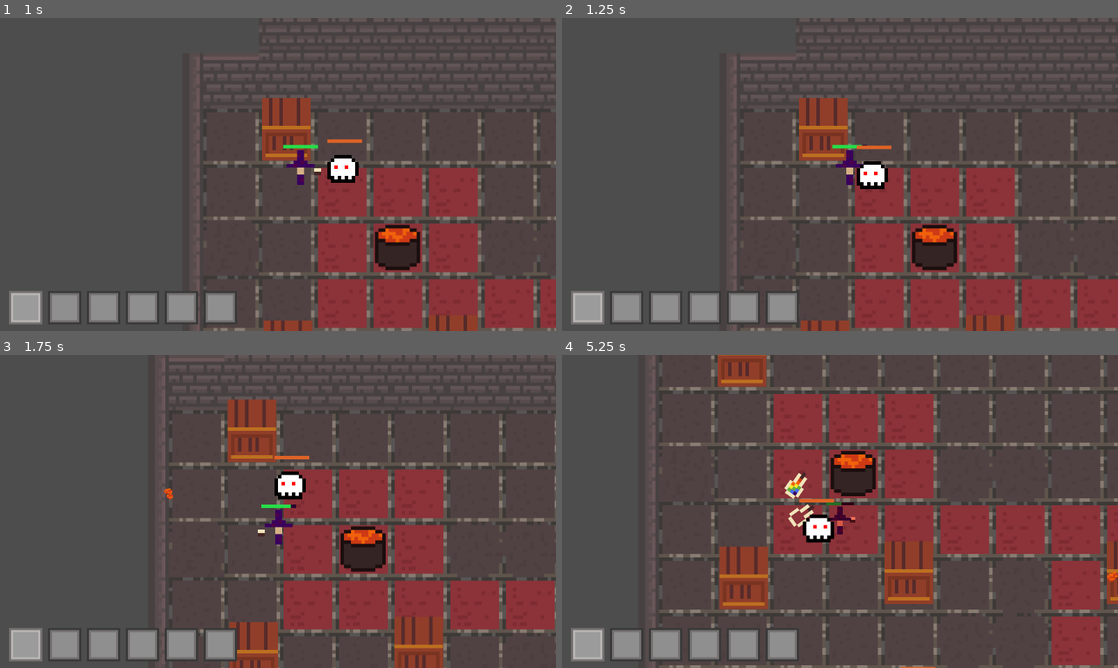
Above: before the commit, frames 1-4 (two rows, left to right).
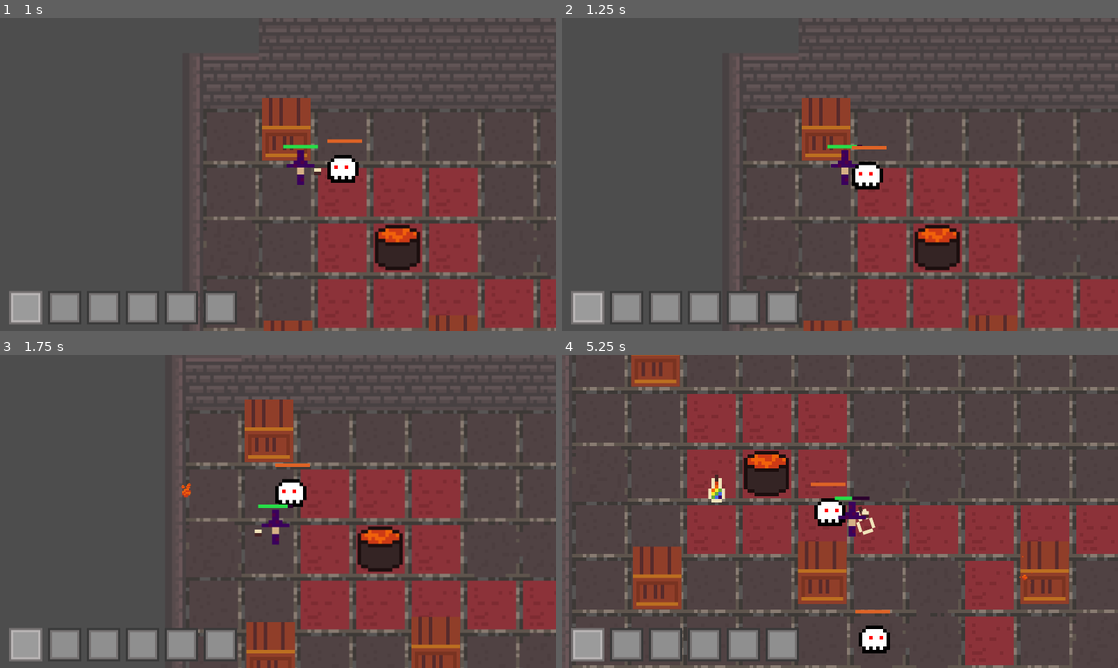
Above: after the commit, the same moments.

Repository: chluebi/ludum-dare-58
Game: Godot game, scene res://main.tscn
Two runs of this game, one before a commit and one after it. Both use one fixed random seed, a clock stepped at 60 frames per second and the inputs below.
Inputs (mouse positions are in pixels of both pictures, inside the frame that each line leads up to):
- Up to frame 1 (1 s): move the mouse to (400, 158) at 0.52 s; hold D (move_right) from 0.53 s (still down); hold F (drink) from 0.53 s (still down)
- Up to frame 2 (1.25 s): keep holding D (move_right); keep holding F (drink)
- Up to frame 3 (1.75 s): move the mouse to (166, 527) at 1.27 s; release D (move_right) at 1.28 s; release F (drink) at 1.28 s; hold S (move_down) from 1.28 s (still down); click (166, 527) at 1.35 s
- Up to frame 4 (5.25 s): move the mouse to (895, 442) at 2.02 s; release S (move_down) at 2.03 s; hold D (move_right) 2.03-2.78 s; tap Q (throw) at 2.1, 4.35 s; move the mouse to (812, 574) at 2.77 s; hold W (move_up) 2.78-3.53 s; tap F (drink) at 2.85 s; move the mouse to (1006, 558) at 3.52 s; press the mouse at (1006, 558) at 3.53 s; hold A (move_left) 3.53-5.03 s; move the mouse to (673, 464) at 4.27 s; release the mouse at (673, 464) at 4.28 s; move the mouse to (867, 511) at 5.02 s; hold S (move_down) from 5.03 s (still down); hold F (drink) from 5.03 s (still down)

Frame 1 is identical in both runs. In frame 2, 7.4% of the frame differs, in the area x 31-100%, y 0-100%; in frame 3, 15%; in frame 4, 37%, in the area x 0-100%, y 0-100%.

Commit message:
skullpile

Diff:
--- a/enemy_spawner.gd
+++ b/enemy_spawner.gd
@@ -2,7 +2,7 @@
 
 const SPAWN_INTERVAL = 8.0
 const ALLOWED_REGION = Rect2(0,0,2400, 1500)
-const ENEMY_SCENE = preload("res://enemy.tscn")
+const ENEMY_SCENE = preload("res://skull.tscn")
 @onready var player = $"../Environment/player"
 @onready var environment = $"../Environment"
 var camera_region = Rect2(0,0,1152,648)
--- a/main.tscn
+++ b/main.tscn
@@ -1,17 +1,18 @@
-[gd_scene load_steps=15 format=4 uid="uid://bpype5vdrgnek"]
+[gd_scene load_steps=16 format=4 uid="uid://bpype5vdrgnek"]
 
 [ext_resource type="Texture2D" uid="uid://b75j101henfac" path="res://test_background.png" id="1_ig7tw"]
 [ext_resource type="PackedScene" uid="uid://c4vun81r65hwg" path="res://player.tscn" id="2_0xm2m"]
 [ext_resource type="Texture2D" uid="uid://bw4v2c3mih1f1" path="res://floor1(5).png" id="2_272bh"]
 [ext_resource type="Script" uid="uid://rnjhn3gu636t" path="res://tile_map_layer.gd" id="3_272bh"]
 [ext_resource type="PackedScene" uid="uid://nhwhlhpm51nv" path="res://crate.tscn" id="4_1bvp3"]
-[ext_resource type="PackedScene" uid="uid://dog1poe2ison0" path="res://enemy.tscn" id="5_lquwl"]
+[ext_resource type="PackedScene" uid="uid://dog1poe2ison0" path="res://skull.tscn" id="5_lquwl"]
 [ext_resource type="PackedScene" uid="uid://wmwgnv10gs56" path="res://cauldron.tscn" id="7_kek77"]
 [ext_resource type="PackedScene" uid="uid://b4s8ah7fjsuyp" path="res://hud.tscn" id="8_5vw27"]
 [ext_resource type="Script" uid="uid://cbnnke38dp7y2" path="res://enemy_spawner.gd" id="8_kek77"]
+[ext_resource type="PackedScene" uid="uid://coq16sep4c0sq" path="res://skullpile.tscn" id="8_ycdy4"]
 [ext_resource type="Script" uid="uid://b7tk7wyyonbao" path="res://effect_manager.gd" id="10_4c57u"]
 [ext_resource type="Script" uid="uid://tfuqtyafw6be" path="res://inventory_manager.gd" id="11_efxa6"]
-[ext_resource type="PackedScene" uid="uid://da6hjhpeubx5h" path="res://poison_trail.tscn" id="12_dg77c"]
+[ext_resource type="PackedScene" path="res://poison_trail.tscn" id="12_dg77c"]
 
 [sub_resource type="TileSetAtlasSource" id="TileSetAtlasSource_5vw27"]
 texture = ExtResource("2_272bh")
@@ -75,6 +76,8 @@
 
 [node name="Enemy" parent="Environment" instance=ExtResource("5_lquwl")]
 position = Vector2(550, 68)
+collision_layer = 1
+collision_mask = 1
 
 [node name="player" parent="Environment" instance=ExtResource("2_0xm2m")]
 position = Vector2(114, 190)
@@ -84,6 +87,9 @@
 
 [node name="cauldron2" parent="Environment" instance=ExtResource("7_kek77")]
 position = Vector2(2160, 560)
+
+[node name="Skullpile" parent="Environment" instance=ExtResource("8_ycdy4")]
+position = Vector2(1840, 1200)
 
 [node name="HUD" parent="." instance=ExtResource("8_5vw27")]
 
--- a/enemy.tscn
+++ b/skull.tscn
@@ -21,7 +21,7 @@
 [sub_resource type="CircleShape2D" id="CircleShape2D_7k104"]
 radius = 94.13288
 
-[node name="Enemy" type="CharacterBody2D"]
+[node name="Skull" type="CharacterBody2D"]
 collision_layer = 4
 collision_mask = 7
 script = ExtResource("1_4gyqm")
--- /dev/null
+++ b/skullpile.gd
@@ -0,0 +1,74 @@
+extends CharacterBody2D
+
+const HEALTH_SCRIPT = preload("./health.gd")
+
+var health = HEALTH_SCRIPT.new(100)
+
+
+const MASS: float = 10.0
+const ARRIVE_DISTANCE: float = 10.0
+
+const ENEMY_SCENE = preload("res://skull.tscn")
+
+@export_range(0, 60.0, 0.1, "or_greater") var spawn_time: float = 10.0
+
+
+var attack_target = null
+var attack_timer = 0
+const ATTACK_INTERVAL = 0.7
+
+@onready var timer := $Timer
+
+func _ready() -> void:
+	$damage_hitbox.body_entered.connect(attack_player)
+	$damage_hitbox.body_exited.connect(stop_attacking)
+	health.death_signal.connect(on_death)
+	health.health_percentage.connect($healthbar.set_health_percentage)
+	$healthbar.set_color_enemy()
+	$healthbar.set_health_percentage(1.0)
+
+	timer.wait_time = spawn_time
+	timer.start()
+
+func _process(delta: float) -> void:
+	health.animate_damage(self, delta)
+	if attack_target != null and "health" in attack_target:
+		attack_timer += delta
+		if attack_timer >= ATTACK_INTERVAL:
+			attack_target.health.take_damage(15)
+			attack_timer -= ATTACK_INTERVAL
+
+	var sprite = $AnimatedSprite2D
+	sprite.frame = floor((1 - (timer.time_left / timer.wait_time)) * 5)
+
+
+func spawn_enemy(pos):
+	var enemy = ENEMY_SCENE.instantiate()
+	enemy.position = pos
+	get_parent().add_child.call_deferred(enemy)
+
+func _on_timer_timeout() -> void:
+	var r := randf_range(16, 32)
+	var phi := randf_range(0, 2 * PI)
+
+	spawn_enemy(position + Vector2(r * sin(phi), r * cos(phi)))
+
+
+const offset := Vector2i(160, 160) * 0.5 # enemy is 16x16 scaled by 10
+
+
+func attack_player(body):
+	if "health" in body:
+		body.health.take_damage(15)
+		attack_target = body
+		attack_timer = 0
+
+func stop_attacking(body):
+	if body == attack_target:
+		attack_target = null
+
+
+
+func on_death():
+	#TODO: Add a nice death animation
+	queue_free()
--- /dev/null
+++ b/skullpile.tscn
@@ -0,0 +1,69 @@
+[gd_scene load_steps=11 format=3 uid="uid://coq16sep4c0sq"]
+
+[ext_resource type="Script" uid="uid://b4swrg43307h8" path="res://skullpile.gd" id="1_vpa0d"]
+[ext_resource type="Texture2D" uid="uid://baemqp0i6do21" path="res://bonepile.png" id="2_vpa0d"]
+[ext_resource type="Texture2D" uid="uid://duae6wh5t64ah" path="res://bonepile-2.png" id="3_2m1su"]
+[ext_resource type="PackedScene" uid="uid://douxwd3qcg1hw" path="res://healthbar.tscn" id="3_5ea1c"]
+[ext_resource type="Texture2D" uid="uid://yxcmvyjd7kc8" path="res://bonepile-3.png" id="4_fgcl8"]
+[ext_resource type="Texture2D" uid="uid://drk58b3ps5r3y" path="res://bonepile-4.png" id="5_1o0pb"]
+[ext_resource type="Texture2D" uid="uid://c5u6bgaur86l" path="res://bonepile-5.png" id="6_bngng"]
+
+[sub_resource type="SpriteFrames" id="SpriteFrames_iifgy"]
+animations = [{
+"frames": [{
+"duration": 1.0,
+"texture": ExtResource("2_vpa0d")
+}, {
+"duration": 1.0,
+"texture": ExtResource("3_2m1su")
+}, {
+"duration": 1.0,
+"texture": ExtResource("4_fgcl8")
+}, {
+"duration": 1.0,
+"texture": ExtResource("5_1o0pb")
+}, {
+"duration": 1.0,
+"texture": ExtResource("6_bngng")
+}],
+"loop": true,
+"name": &"default",
+"speed": 5.0
+}]
+
+[sub_resource type="RectangleShape2D" id="RectangleShape2D_qi2p4"]
+size = Vector2(119, 100)
+
+[sub_resource type="CircleShape2D" id="CircleShape2D_7k104"]
+radius = 94.13288
+
+[node name="Skullpile" type="CharacterBody2D"]
+collision_layer = 5
+collision_mask = 7
+script = ExtResource("1_vpa0d")
+
+[node name="AnimatedSprite2D" type="AnimatedSprite2D" parent="."]
+position = Vector2(-1.9999999, -75.99999)
+scale = Vector2(10, 10)
+sprite_frames = SubResource("SpriteFrames_iifgy")
+metadata/_edit_group_ = true
+
+[node name="CollisionShape2D" type="CollisionShape2D" parent="."]
+shape = SubResource("RectangleShape2D_qi2p4")
+
+[node name="damage_hitbox" type="Area2D" parent="."]
+collision_layer = 0
+collision_mask = 2
+monitorable = false
+
+[node name="CollisionShape2D" type="CollisionShape2D" parent="damage_hitbox"]
+position = Vector2(0, -1)
+shape = SubResource("CircleShape2D_7k104")
+
+[node name="healthbar" parent="." instance=ExtResource("3_5ea1c")]
+position = Vector2(0, -80)
+
+[node name="Timer" type="Timer" parent="."]
+wait_time = 0.1
+
+[connection signal="timeout" from="Timer" to="." method="_on_timer_timeout"]
Binary file added: bonepile-2.png
Not shown, added: bonepile-2.png.import
Binary file added: bonepile-3.png
Not shown, added: bonepile-3.png.import
Binary file added: bonepile-4.png
Not shown, added: bonepile-4.png.import
Binary file added: bonepile-5.png
Not shown, added: bonepile-5.png.import
Binary file added: bonepile.png
Not shown, added: bonepile.png.import
Not shown: 2 places in item_sprite.tscn that only renumber resources
Not shown, added: skullpile.gd.uid
